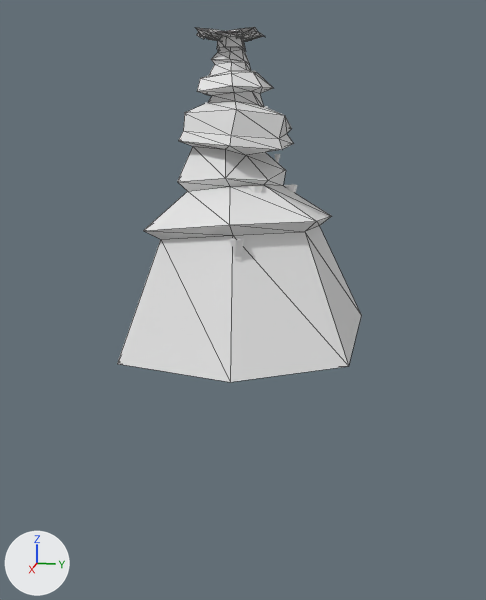
Renders of the glTF model resources/Models/UnderWaterRoom13_a1.glb from each side of a commit.
Both versions are drawn from a 50 mm camera at (239.0, 52.0, -33.0) aimed at (8.0, 6.0, -90.0). The axes (+X, +Y, +Z) are drawn at lower left. The lights are the same throughout. The older version comes first. Mesh edges are drawn as thin lines on the coarser meshes. Vertices at exactly the same position are counted once.

Names of what the first picture shows: 'Rock.012', 'SeaFloor.014' and 2 more.
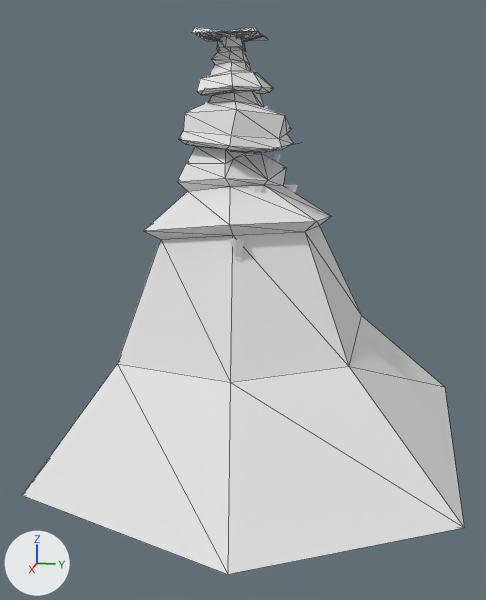
What differs and where, as boxes [x1, y1, x2, y2] in the pictures (486 x 600 px):
'Rock.012', reshaped (81% wider, 55% taller): before [117, 32, 361, 382]; after [22, 32, 464, 574]
'SeaFloor.014', reshaped: before [195, 27, 264, 52]; after [191, 27, 274, 153]
part 1 of me_plane_031, added: after [191, 27, 268, 41]
part 2 of me_plane_031, added: after [201, 88, 238, 96]
part 3 of me_cube_036, reshaped: [177, 85, 286, 186] in both
part 4 of me_cube_036, built on: after [22, 315, 464, 574]

What changed in the scene script:
```text
Change me_plane_031:
    used by ob_seafloor_014; location = (0.0, 0.0, 0.0)
    verts and faces of me_plane_031; kept vertices keep their numbers, new ones are numbered from 53
    remove me_plane_031.from_pydata(...)  # 53 vertices, 74 faces; spans x -11.0..11.0, y -11.0..11.0, z -5.2..1.5
    add me_plane_031.from_pydata(...)  # 75 vertices, 102 faces; spans x -14.0..15.6, y -11.0..23.9, z -38.8..1.5
    me_plane_031 part 1
    4 vertices are added at (-11.0, -11.0, -0.2), (11.0, -11.0, -0.2), (-11.0, 11.0, -0.2), (11.0, 11.0, -0.2)
    16 new faces join them
    me_plane_031 part 2
    add verts[57] = (-12.6, 6.7, -18.4)
    add verts[58] = (-10.8, -5.0, -18.4)
    add verts[59] = (-8.3, 4.4, -19.3)
    add verts[60] = (-7.3, -5.2, -19.7)
    add verts[61] = (-13.7, -2.5, -18.5)
    add verts[62] = (9.6, 4.7, -18.8)  # pixel (239, 91)
    add verts[63] = (7.8, -9.0, -19.6)  # pixel (200, 94)
    add verts[64] = (12.8, 3.9, -18.3)  # pixel (234, 89)
    add verts[65] = (11.9, -6.2, -17.8)  # pixel (205, 88)
    add verts[66] = (5.4, -6.3, -19.8)  # pixel (209, 95)
    add faces += [(57, 61, 59), (58, 59, 61), (58, 60, 59), (62, 66, 64), (63, 64, 66), (63, 65, 64)]
    other edits to the shape of me_plane_031 do not show in these pictures
Change me_cube_036:
    used by ob_rock_012; location = (0.0, 0.0, 0.0)
    remove me_cube_036.from_pydata(...)  # 158 vertices, 296 faces; spans x -42.2..51.2, y -38.8..47.2, z -110.2..1.2
    add me_cube_036.from_pydata(...)  # 189 vertices, 358 faces; spans x -79.5..88.6, y -70.9..84.0, z -152.9..1.2
    me_cube_036 part 3
    5 vertices are removed from x -14.1..9.1, y -11.7..11.1, z -39.5..-36.3
    36 faces are deleted
    4 vertices move from x -12.3..11.7, y -16.0..17.8, z -45.6..-18.5 to x -12.3..11.7, y -16.0..17.8, z -44.6..-17.9
    30 vertices are added at x -17.1..17.0, y -14.3..15.8, z -42.6..-18.0
    86 new faces join them
    me_cube_036 part 4
    4 faces are deleted
    6 vertices are added at (-51.4, 84.0, -140.2), (-79.5, -18.6, -148.8), (-44.8, -70.9, -152.5), (49.2, -63.4, -152.9), (88.6, 17.7, -144.4), (59.2, 80.1, -141.2)
    16 new faces join them
```
